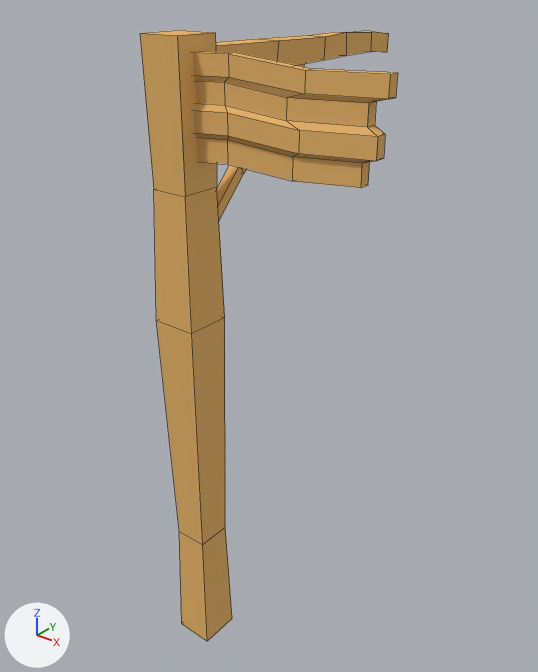
The Blender file CrazyBones/Assets/Models/Environment/Signs/Post.blend, before and after one commit.
The view is the same before and after, from a 50 mm camera at (9.22, -9.18, 13.7) aimed at (0.3, 1.97, 6.79). The lights are fixed; the arrows at lower left show +X, +Y and +Z. Mesh edges are drawn as thin lines.

The scene before the commit, as lines of its bpy script (objects in view):
```python
me_cube_001 = bpy.data.meshes.new('Cube.001')
me_cube_001.from_pydata(...)  # 20 vertices, 17 faces; spans x -1.23..1.05, y -1.05..1.05, z -1.0..1.0
me_cube_001.materials.append(mat_wood)  # orange #e7b66e
me_cube_004 = bpy.data.meshes.new('Cube.004')
me_cube_004.from_pydata(...)  # 24 vertices, 21 faces; spans x -1.03..1.03, y -1.09..1.02, z -1.0..1.0
me_cube_004.materials.append(mat_wood)  # orange #e7b66e
me_cube_006 = bpy.data.meshes.new('Cube.006')
me_cube_006.from_pydata(...)  # 64 vertices, 55 faces; spans x -1.0..1.0, y -1.27..1.45, z -0.83..1.1
me_cube_006.materials.append(mat_wood)  # orange #e7b66e
ob_beam = bpy.data.objects.new('Beam', me_cube_004)
ob_beam.location = (0.0, 3.33, 12.4)
ob_beam.rotation_euler = (1.571, 0.0, 0.0)  # degrees (90, 0, 0)
ob_beam.scale = (0.234, 0.245, 2.92)
ob_mainpole = bpy.data.objects.new('MainPole', me_cube_001)
ob_mainpole.location = (0.0, 0.0, 6.41)
ob_mainpole.scale = (0.412, 0.431, 6.44)
ob_sign = bpy.data.objects.new('Sign', me_cube_006)
ob_sign.location = (2.14, 0.0, 11.6)
ob_sign.scale = (-1.85, 0.0991, 0.922)
```
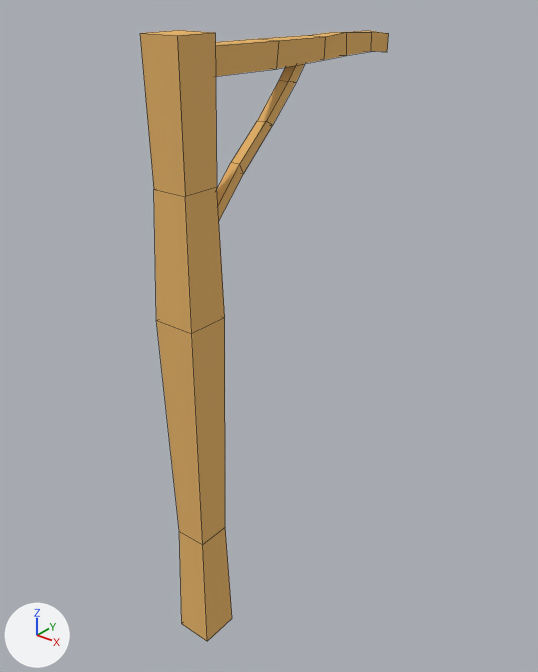
Location of each change, [x1, y1, x2, y2] in pixels of the pictures (538 x 672 px):
'Sign', deleted (orange)
    before: [193, 51, 398, 188]
'Angled', unchanged, uncovered by the edit
    both: [217, 64, 305, 220]

The change in detail:
Object 'Sign' (ob_sign) is deleted.
